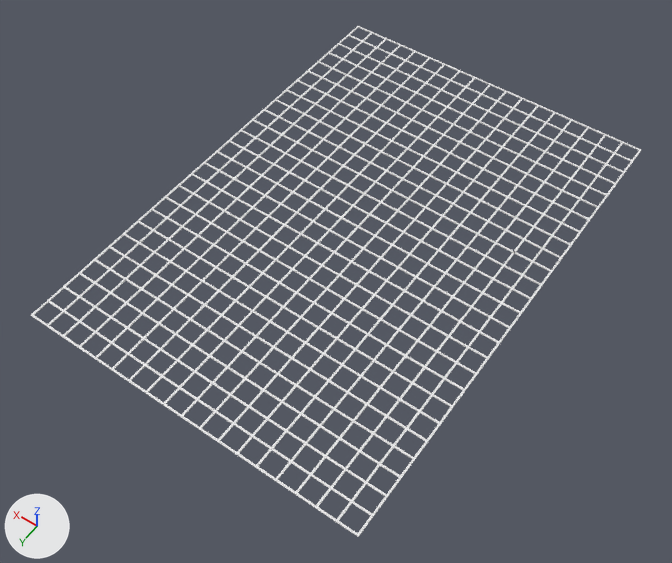
An edit to the Blender file Model/Grid.blend, drawn before and after from the same camera.
Before and after are seen from a 50 mm camera at (-167.0, 372.0, 345.0) aimed at (-3.0, 143.0, -15.0). The axes (+X, +Y, +Z) are drawn at lower left. The lights are the same throughout. Materials are left out; every surface is plain grey.

The scene before the commit, as lines of its bpy script (objects in view):
```python
me_平面_005 = bpy.data.meshes.new('平面.005')
me_平面_005.from_pydata(...)  # 4104 vertices, 5039 faces; spans x -90.0..90.0, y -110.0..150.0, z 2.0
ob_グリッド = bpy.data.objects.new('グリッド', me_平面_005)
ob_グリッド.location = (0.0, 100.0, -0.5)
```
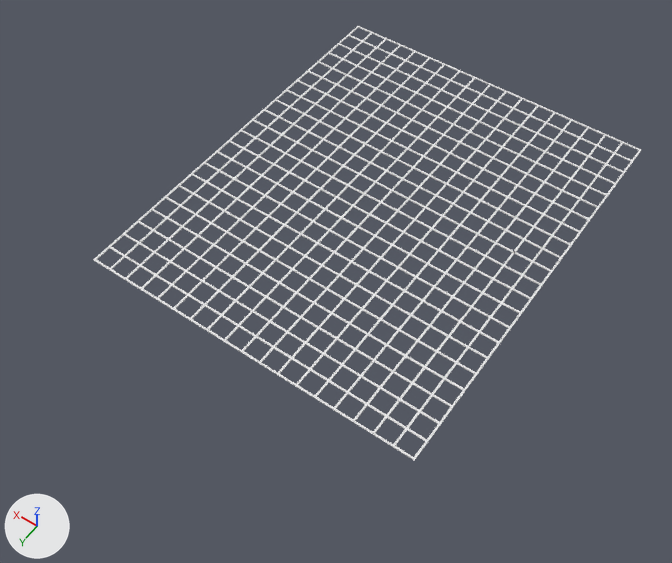
Scene script edits in JSON lines:
```json
{"block": "me_平面_005", "where": "# used by ob_グリッド; location = (0.0, 100.0, -0.5)"}
{"op": "remove", "block": "me_平面_005", "code": "me_平面_005.from_pydata(...)  # 4104 vertices, 5039 faces; spans x -90.0..90.0, y -110.0..150.0, z 2.0"}
{"op": "add", "block": "me_平面_005", "code": "me_平面_005.from_pydata(...)  # 3496 vertices, 4268 faces; spans x -90.0..90.0, y -110.0..110.0, z 2.0"}
{"block": "me_平面_005", "change": "me_平面_005 part 1: 608 vertices removed from x -90.0..90.0, y 120.0..150.0, z 2.0"}
```

Pixel boxes [x1, y1, x2, y2] of what changed, in the pictures (672 x 563 px):
```json
{"object": "グリッド", "change": "reshaped", "before": [31, 26, 641, 537], "after": [93, 26, 641, 461], "on screen": "10% narrower, 15% shorter"}
{"part": 1, "of": "me_平面_005", "change": "deleted", "before": [31, 260, 414, 537]}
```
